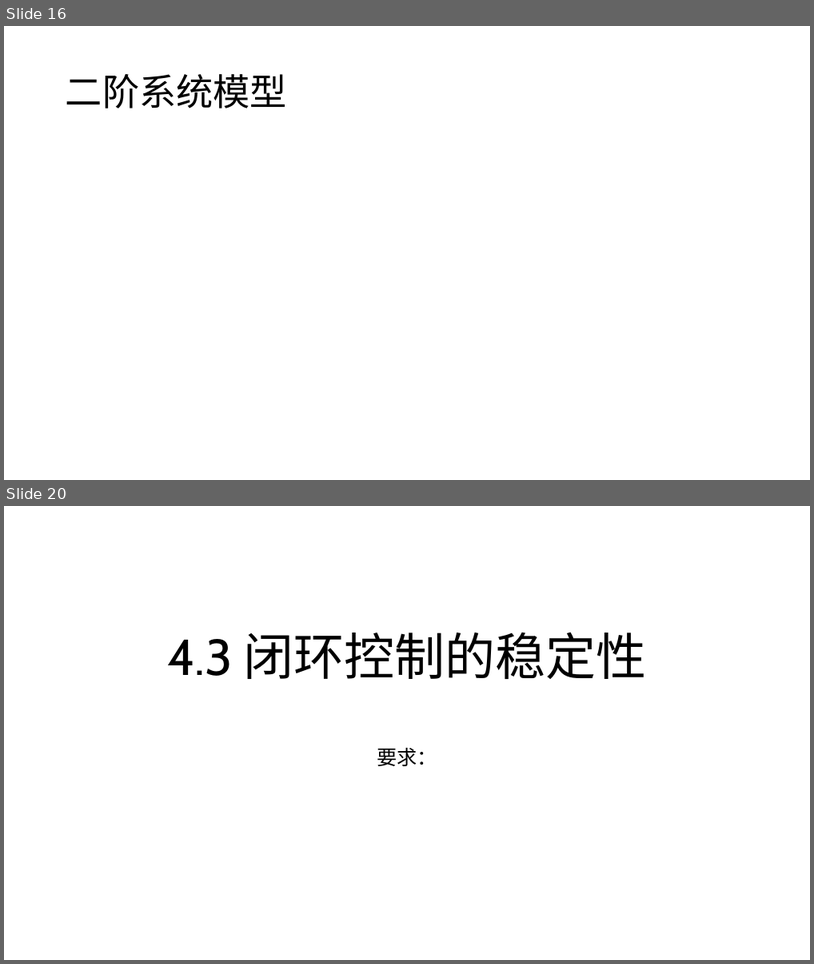
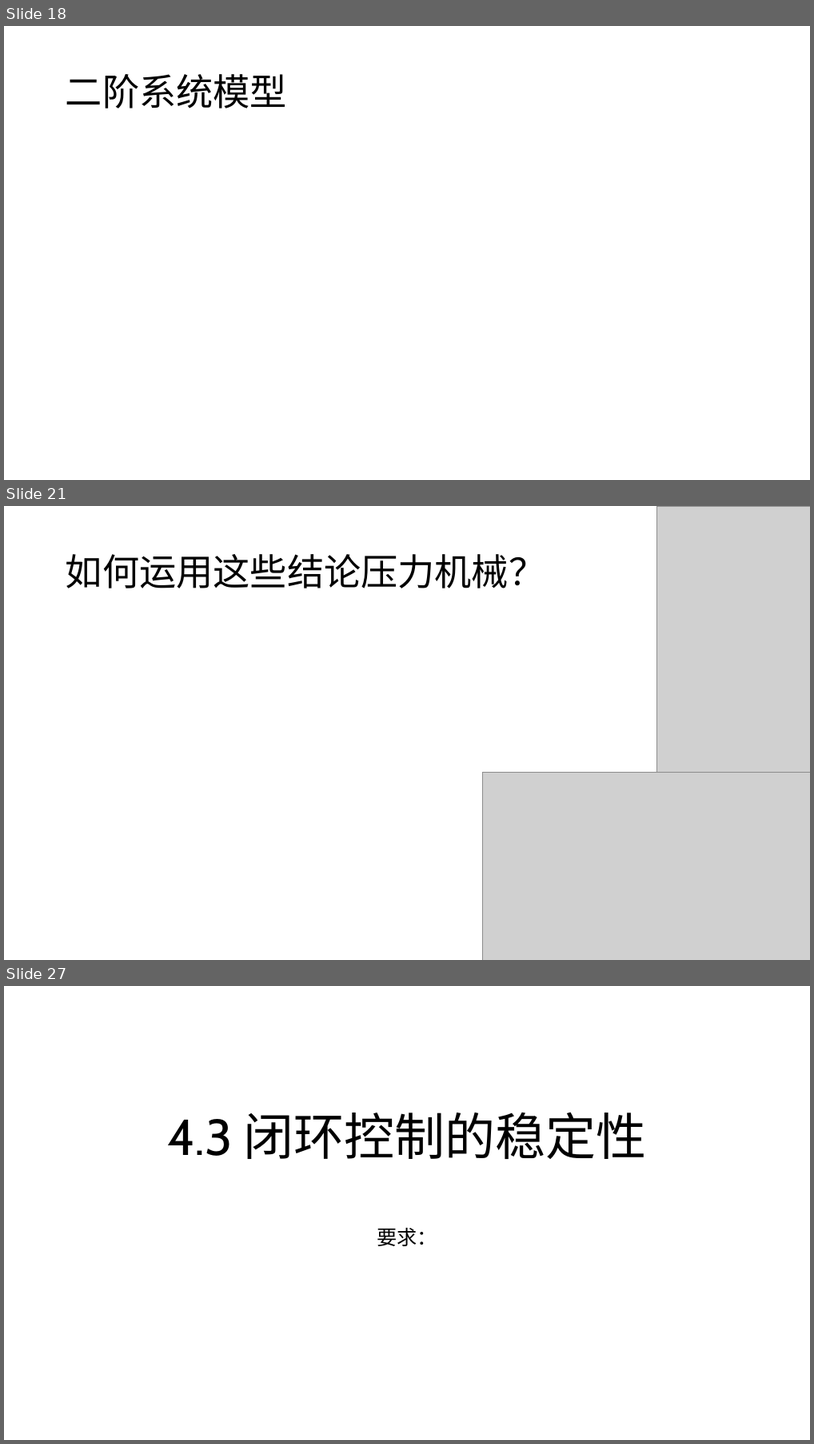
Before and after one commit to JLU-Robomaster-Embedded/embedded_tutorial, a slide deck: 4_控制器设计.pptx. Shown one above the other, each under a label of ours: slides 16 and 20 before the commit, slides 18, 21 and 27 after it; the slides between them are not shown. The pictures are 814x964 and 814x1444 pixels, drawn with LibreOffice and Linux fonts; fonts in the diff are those of the drawing; grey boxes stand for pictures. Boxes give left, top, right and bottom in pixels: in the first picture for what was removed or moved away, otherwise in the second. Text is boxed around its words. In the diff, an @@ line names an element or a change of style, - is before the commit and + after.

```diff
--- a/4_控制器设计.pptx
+++ b/4_控制器设计.pptx
@@ slide 21 added at [4,506,810,960], background #FFFFFF @@
@@ picture added at [658,506,810,772] @@
@@ title added at [66,554,546,588], 44 pt, text #000000 @@
+如何运用这些结论压力机械？
@@ picture added at [483,772,810,960] @@
@@ what was slide 16 is now slide 18 @@
@@ what was slide 20 is now slide 27 @@
```
Also in this commit, not shown: 9 slides changed, 18 other slides added, 6 slides removed.
